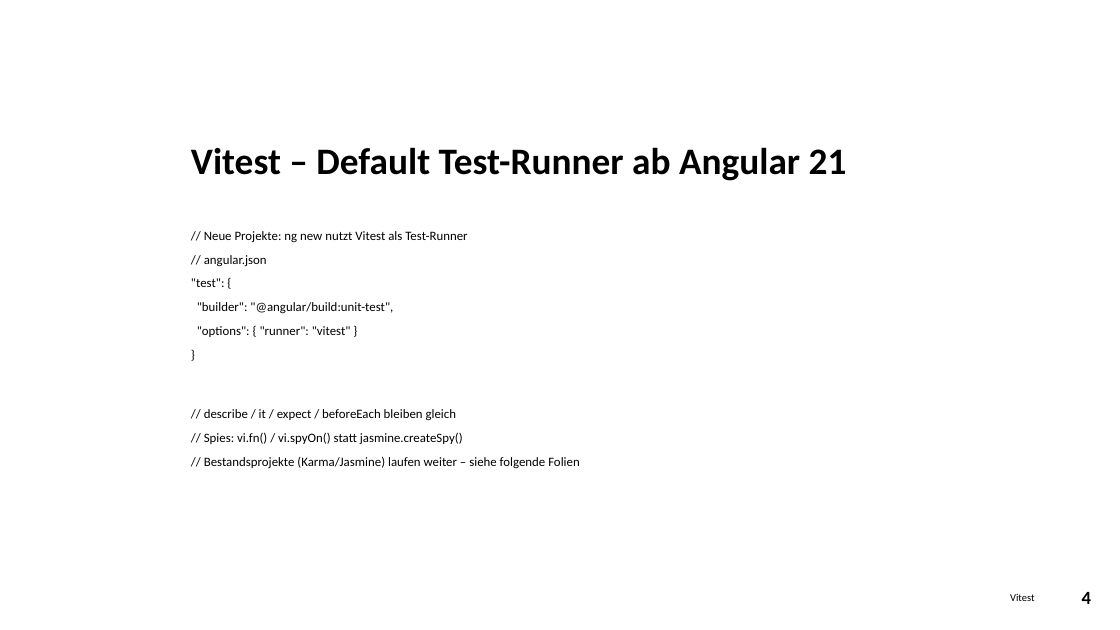
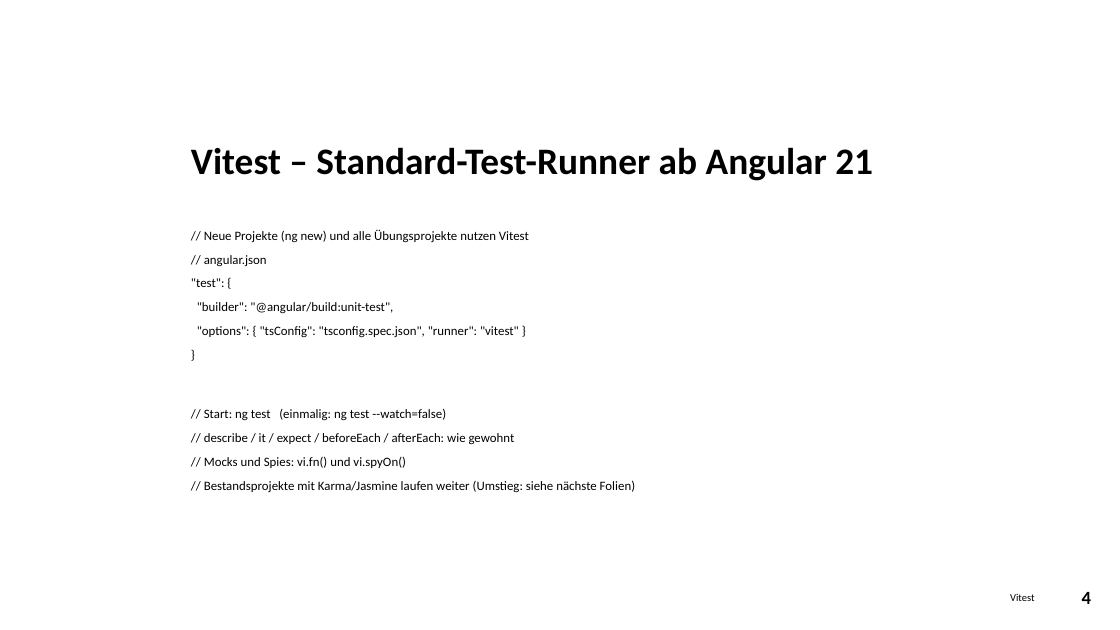
Before and after one commit to goetzingert/angular, a slide deck: slide 4 of Testing_angular21.pptx. Drawn at 1120x630 pixels with LibreOffice and Linux fonts; fonts in the diff are those of the drawing. Boxes give left, top, right and bottom in pixels: in the first picture for what was removed or moved away, otherwise in the second. Text is boxed around its words. In the diff, an @@ line names an element or a change of style, - is before the commit and + after.

```diff
--- a/Testing_angular21.pptx
+++ b/Testing_angular21.pptx
@@ title at (191,147,873,181): text changed @@
-Vitest – Default Test-Runner ab Angular 21
+Vitest – Standard-Test-Runner ab Angular 21
@@ text at (204,229,529,243): text changed @@
-// Neue Projekte: ng new nutzt Vitest als Test-Runner
+// Neue Projekte (ng new) und alle Übungsprojekte nutzen Vitest
@@ text at (197,326,519,338): text changed @@
-"options": { "runner": "vitest" }
+"options": { "tsConfig": "tsconfig.spec.json", "runner": "vitest" }
@@ text at (204,408,635,492): text changed @@
-// describe / it / expect / beforeEach bleiben gleich
-// Spies: vi.fn() / vi.spyOn() statt jasmine.createSpy()
-// Bestandsprojekte (Karma/Jasmine) laufen weiter – siehe folgende Folien
+// Start: ng test (einmalig: ng test --watch=false)
+// describe / it / expect / beforeEach / afterEach: wie gewohnt
+// Mocks und Spies: vi.fn() und vi.spyOn()
+// Bestandsprojekte mit Karma/Jasmine laufen weiter (Umstieg: siehe nächste Folien)
```
Also in this commit, not shown: 12 other slides changed, 1 slide added, 4 other files.
